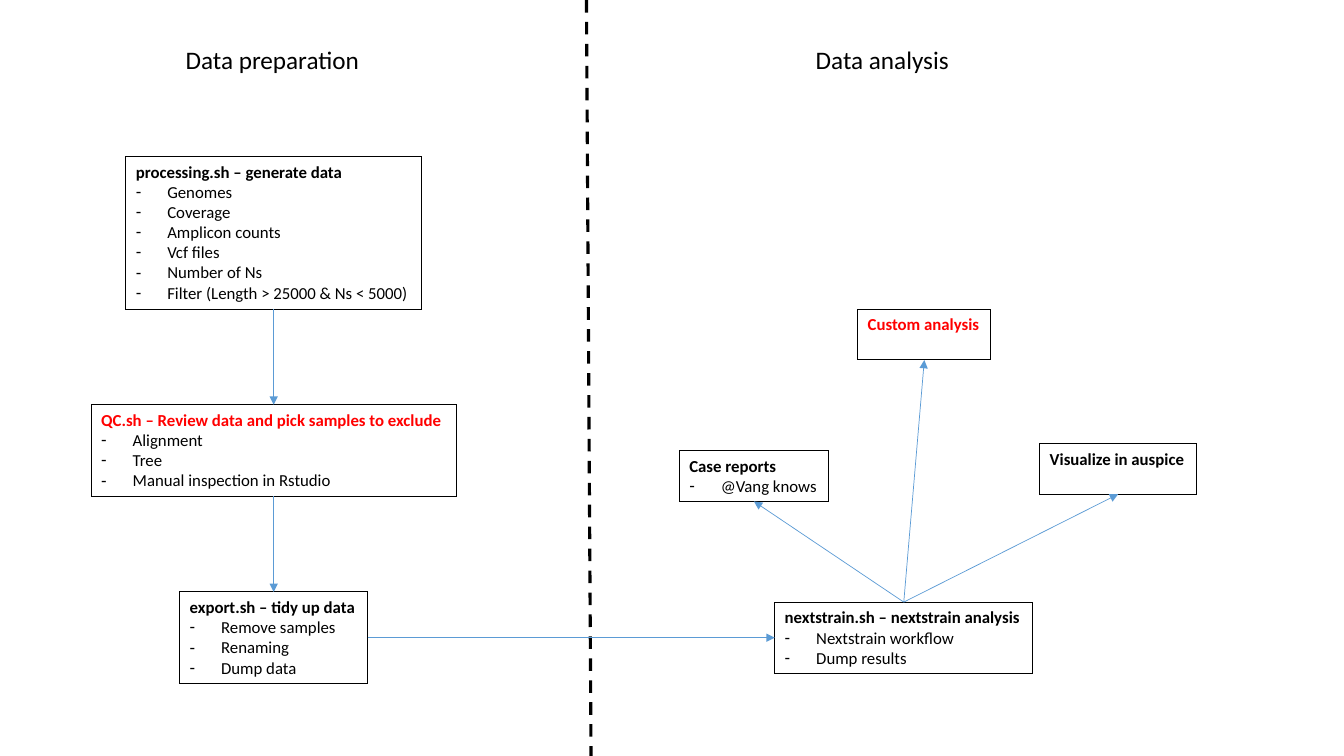
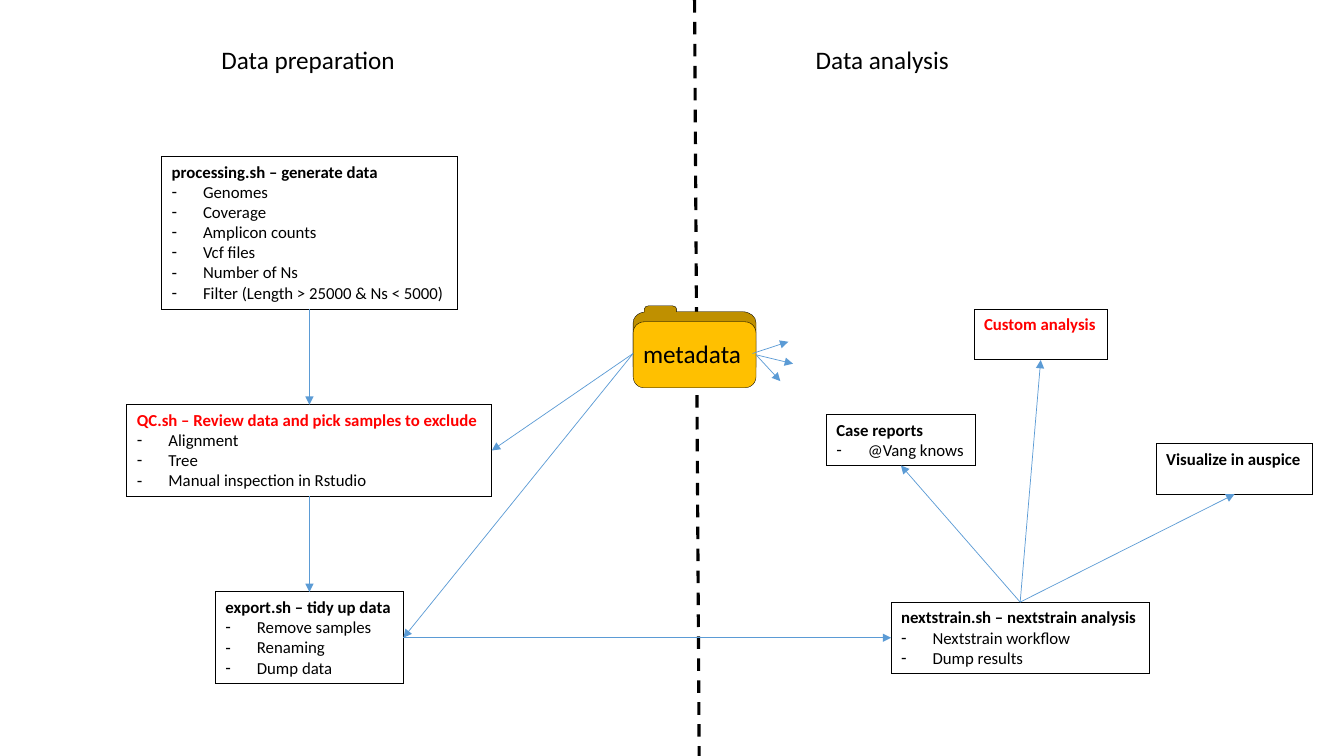
Before and after one commit to TYMichaelsen/covid19, a slide deck: slide 1 of workflow/bioinformatic_workflow.pptm. Drawn at 1344x756 pixels with LibreOffice and Linux fonts; fonts in the diff are those of the drawing. Boxes give left, top, right and bottom in pixels: in the first picture for what was removed or moved away, otherwise in the second. Text is boxed around its words. In the diff, an @@ line names an element or a change of style, - is before the commit and + after.

Commit message:
updated ppp

```diff
--- a/workflow/bioinformatic_workflow.pptm
+++ b/workflow/bioinformatic_workflow.pptm
@@ line moved from (587, 0) - (591, 756) to (695, 0) - (700, 756) @@
@@ freeform shape added at <box>633,306,756,377</box>, fill #BF9000, outline #000000 0.25 pt @@
@@ rounded rectangle added at <box>633,322,756,387</box>, fill #FFC000, outline #000000 0.25 pt @@
@@ arrow added from (633, 354) to (403, 638), #5B9BD5 0.5 pt @@
@@ arrow added from (633, 354) to (492, 451), #5B9BD5 0.5 pt @@
@@ text added at <box>643,345,741,363</box>, 18 pt, text #000000 @@
+metadata
@@ arrow added from (753, 354) to (788, 342), #5B9BD5 0.5 pt @@
@@ arrow added from (756, 355) to (780, 381), #5B9BD5 0.5 pt @@
@@ arrow added from (756, 355) to (793, 364), #5B9BD5 0.5 pt @@
@@ rectangle "Case reports": place and size @@
-rectangle "Case reports" at <box>680,451,829,501</box>
+rectangle "Case reports" at <box>827,414,976,465</box>
@@ arrow moved from (904, 602) - (754, 501) to (1020, 602) - (901, 466) @@
@@ 3 rectangles, 2 arrows, 1 text: place and size @@
-3 rectangles, 2 arrows, 1 text at <box>92,51,457,684</box>
+3 rectangles, 2 arrows, 1 text at <box>127,51,492,684</box>
@@ 3 rectangles, 2 arrows: place and size @@
-3 rectangles, 2 arrows at <box>775,310,1197,674</box>
+3 rectangles, 2 arrows at <box>891,310,1313,674</box>
@@ arrow moved from (368, 638) - (775, 638) to (403, 638) - (891, 638) @@
```
Also in this commit, not shown: 1 other slide changed, 1 slide added.
